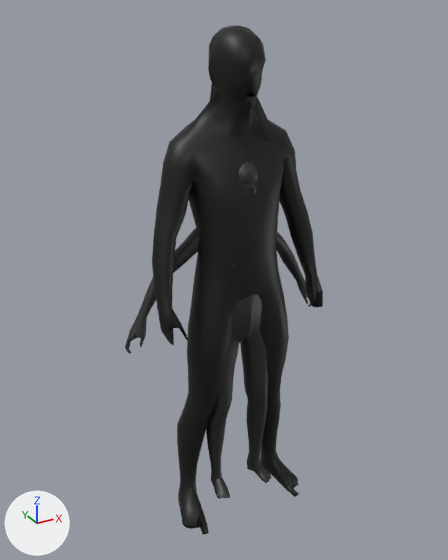
Two versions of the Blender file Models/black_mannequin/black_mannequin.blend, one commit apart.
Rendered twice from a 50 mm lens placed at (-1.21, -2.1, 2.21), pointed at (-0.04, 0.03, 1.15). Arrows for +X, +Y and +Z are at lower left; the lights stay in place.

Before the edit, the objects in view are built like this:
```python
me_mesh_014 = bpy.data.meshes.new('mesh.014')
me_mesh_014.from_pydata(...)  # 884 vertices, 885 faces; spans x -0.38..0.38, y -0.19..0.15, z 0.0..2.16
me_mesh_014.polygons.foreach_set('use_smooth', [True] * 885)
me_mesh_014.materials.append(mat_default_obj_002)  # black #383838
me_mesh_016 = bpy.data.meshes.new('mesh.016')
me_mesh_016.from_pydata(...)  # 1840 vertices, 1839 faces; spans x -0.48..0.48, y 0.11..1.7, z -0.11..0.14
me_mesh_016.polygons.foreach_set('use_smooth', [True] * 1839)
me_mesh_016.materials.append(mat_black_plastic_006)  # black #000000
ob_retopo_male_mannequin_body_004 = bpy.data.objects.new('Retopo_male_mannequin_body.004', me_mesh_014)
ob_retopo_male_mannequin_body_004.location = (0.0, 0.0, 0.0)
ob_retopo_mannequin_02_004 = bpy.data.objects.new('Retopo_Mannequin_02.004', me_mesh_016)
ob_retopo_mannequin_02_004.location = (0.0, 0.0, 0.0)
ob_retopo_mannequin_02_004.rotation_euler = (1.571, 0.0, 0.0)  # degrees (90, 0, 0)
```
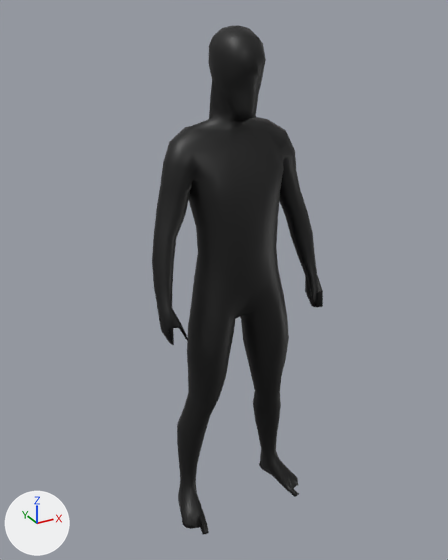
Patch to the scene script:
```diff
--- a/Models/black_mannequin/black_mannequin.blend.py
+++ b/Models/black_mannequin/black_mannequin.blend.py
@@ me_mesh_014 @@
 # used by ob_retopo_male_mannequin_body_004; location = (0.0, 0.0, 0.0)
-me_mesh_014.from_pydata(...)  # 884 vertices, 885 faces; spans x -0.38..0.38, y -0.19..0.15, z 0.0..2.16
+me_mesh_014.from_pydata(...)  # 912 vertices, 913 faces; spans x -0.38..0.38, y -0.19..0.15, z 0.0..2.16
+# me_mesh_014 part 1
+# 42 vertices are removed from x -0.1..0.1, y -0.1..0.12, z 1.77..2.01
+# 91 faces are deleted
+# 3 vertices move from x -0.04..0.04, y -0.04..-0.02, z 1.8..1.88 to x -0.05..0.05, y -0.05..-0.03, z 1.74..1.78
+# 72 vertices are added at x -0.09..0.09, y -0.1..0.12, z 1.74..2.15
+# 121 new faces join them
 me_mesh_014.materials.append(mat_default_obj_002)
@@ ob_retopo_mannequin_02_004 @@
 ob_retopo_mannequin_02_004.rotation_euler = (1.571, 0.0, 0.0)  # degrees (90, 0, 0)
+ob_retopo_mannequin_02_004.hide_set(True)
```

Boxes [x1, y1, x2, y2] around the edits, measured in the pictures (448 x 560 px; the box of a moved part takes in the faces that stretch with it):
'Retopo_Mannequin_02.004', hidden (black)
    before: [125, 162, 311, 499]
part 1 of me_mesh_014, moved or reshaped
    before: [186, 26, 276, 173]
    after: [189, 26, 276, 173]
